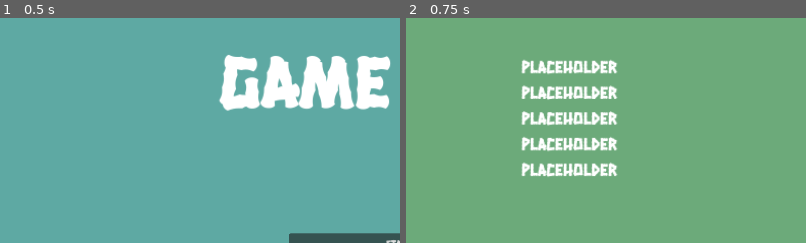
Above: before the commit, frames 1-2 (left to right).
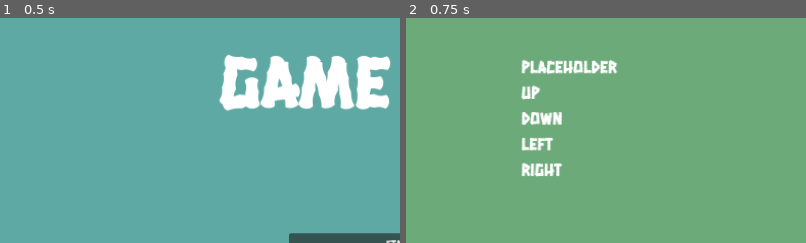
Above: after the commit, the same moments.

Repository: kprsandilya/c3-game
Game: Godot game, scene res://Menu.tscn
Same seed, same stepped clock (60 frames per second), same inputs: the game is played once before the commit and once after it.
Inputs:
- Up to frame 1 (0.5 s): no input
- Up to frame 2 (0.75 s): click "OPTIONS" at 0.5 s
The pictures show only the part of the screen within x 0-50%, y 17-67%; the shares and areas given below are measured in that part.

Frame 1 is identical in both runs. In frame 2, 4.1% of the frame differs, in the area x 28-53%, y 29-71%.

Commit message:
Added village scene

Diff:
--- a/godot-game/Option.tscn
+++ b/godot-game/Option.tscn
@@ -102,7 +102,7 @@
 layout_mode = 2
 size_flags_horizontal = 3
 bbcode_enabled = true
-text = "[font_size=24]Placeholder[/font_size]"
+text = "[font_size=24]UP[/font_size]"
 fit_content = true
 
 [node name="Button" type="Button" parent="HBoxContainer/Settings"]
@@ -118,7 +118,7 @@
 layout_mode = 2
 size_flags_horizontal = 3
 bbcode_enabled = true
-text = "[font_size=24]Placeholder[/font_size]"
+text = "[font_size=24]Down[/font_size]"
 fit_content = true
 
 [node name="Button2" type="Button" parent="HBoxContainer/HBoxContainer"]
@@ -135,7 +135,7 @@
 layout_mode = 2
 size_flags_horizontal = 3
 bbcode_enabled = true
-text = "[font_size=24]Placeholder[/font_size]"
+text = "[font_size=24]Left[/font_size]"
 fit_content = true
 
 [node name="Button3" type="Button" parent="HBoxContainer/HBoxContainer2"]
@@ -152,7 +152,7 @@
 layout_mode = 2
 size_flags_horizontal = 3
 bbcode_enabled = true
-text = "[font_size=24]Placeholder[/font_size]"
+text = "[font_size=24]Right[/font_size]"
 fit_content = true
 
 [node name="Button3" type="Button" parent="HBoxContainer/HBoxContainer3"]
--- /dev/null
+++ b/godot-game/Village.tscn
@@ -0,0 +1,59 @@
+[gd_scene load_steps=9 format=3 uid="uid://bcusd7ue7skrr"]
+
+[ext_resource type="Script" path="res://player.gd" id="1_d7o40"]
+[ext_resource type="Texture2D" uid="uid://bssmqj67vg0lj" path="res://villageBackgroundWIP.png" id="1_kcffd"]
+[ext_resource type="Texture2D" uid="uid://c5a3fipxj0yty" path="res://playerGrey_up1.png" id="2_qy21v"]
+[ext_resource type="Texture2D" uid="uid://buffcws4q36wh" path="res://playerGrey_up2.png" id="3_8dir7"]
+[ext_resource type="Texture2D" uid="uid://b8rxuco2ewm6q" path="res://playerGrey_walk1.png" id="4_moels"]
+[ext_resource type="Texture2D" uid="uid://dm7dn2eopttcm" path="res://playerGrey_walk2.png" id="5_u10h8"]
+
+[sub_resource type="SpriteFrames" id="SpriteFrames_t47ko"]
+animations = [{
+"frames": [{
+"duration": 1.0,
+"texture": ExtResource("2_qy21v")
+}, {
+"duration": 1.0,
+"texture": ExtResource("3_8dir7")
+}],
+"loop": true,
+"name": &"up",
+"speed": 5.0
+}, {
+"frames": [{
+"duration": 1.0,
+"texture": ExtResource("4_moels")
+}, {
+"duration": 1.0,
+"texture": ExtResource("5_u10h8")
+}],
+"loop": true,
+"name": &"walk",
+"speed": 5.0
+}]
+
+[sub_resource type="CapsuleShape2D" id="CapsuleShape2D_wh6ys"]
+radius = 28.0
+height = 70.0
+
+[node name="Village" type="Node2D"]
+
+[node name="TileMapLayer" type="TileMapLayer" parent="."]
+
+[node name="TextureRect" type="TextureRect" parent="."]
+offset_right = 2592.0
+offset_bottom = 648.0
+texture = ExtResource("1_kcffd")
+
+[node name="player" type="CharacterBody2D" parent="."]
+position = Vector2(542, 236)
+script = ExtResource("1_d7o40")
+metadata/_edit_group_ = true
+
+[node name="sprite" type="AnimatedSprite2D" parent="player"]
+scale = Vector2(0.5, 0.5)
+sprite_frames = SubResource("SpriteFrames_t47ko")
+animation = &"up"
+
+[node name="CollisionShape2D" type="CollisionShape2D" parent="player"]
+shape = SubResource("CapsuleShape2D_wh6ys")
Binary file added: godot-game/assets/villageBackgroundWIP.png
Not shown, added: godot-game/assets/villageBackgroundWIP.png.import
Binary file added: godot-game/villageBackgroundWIP.png
Not shown, added: godot-game/villageBackgroundWIP.png.import
